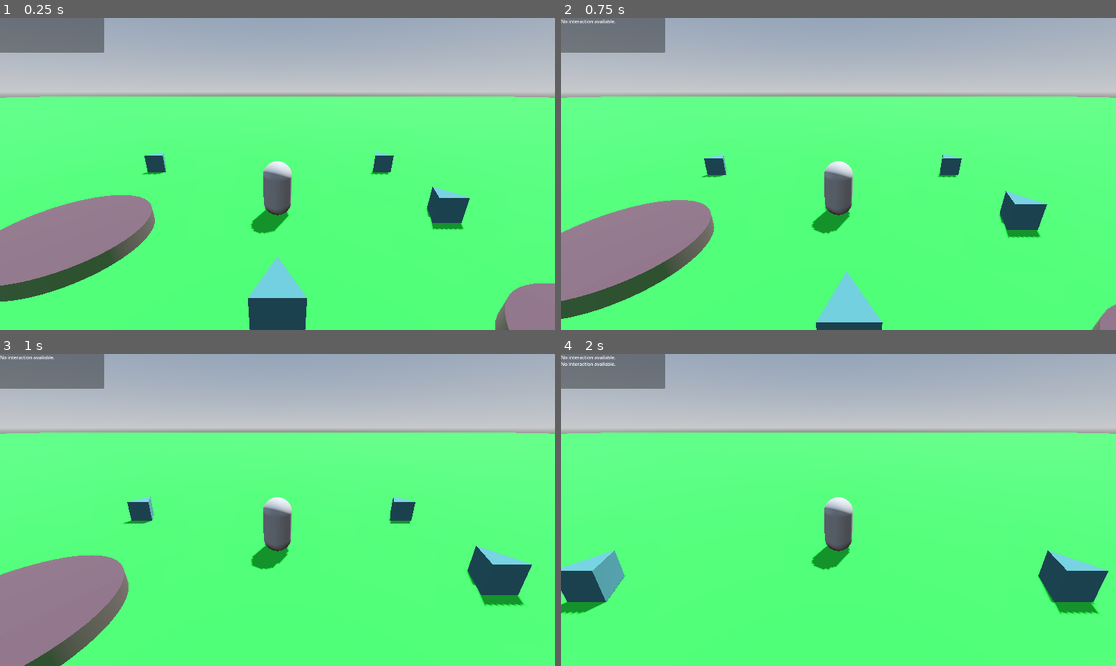
Above: before the commit, frames 1-4 (two rows, left to right).
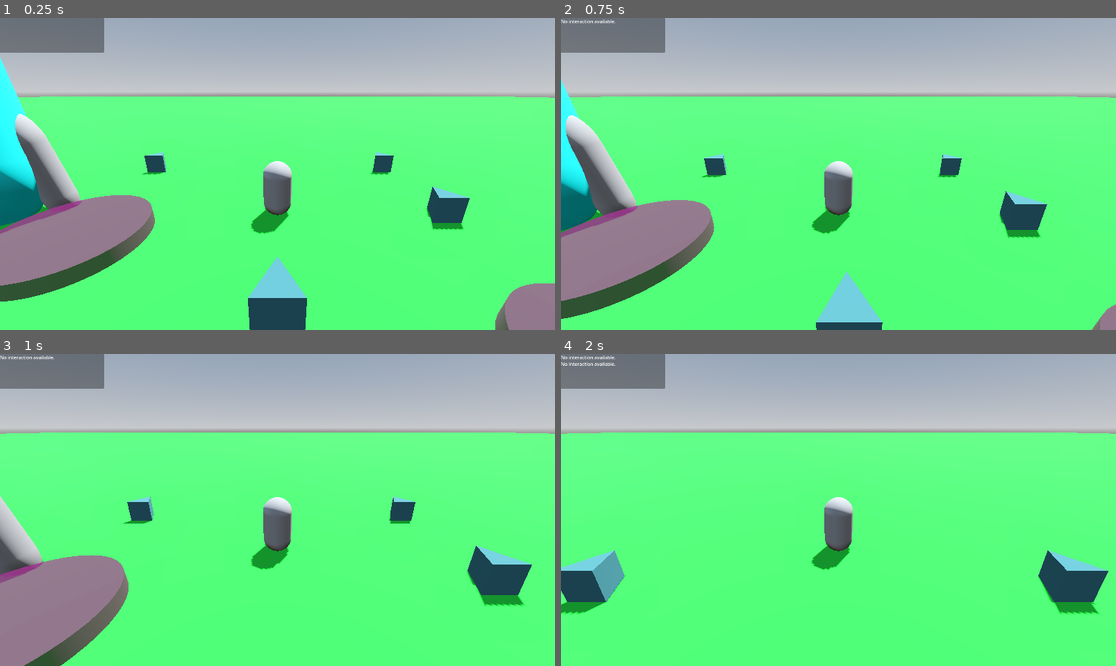
Above: after the commit, the same moments.

Repository: hypermush/RemakingPikmin
Game: Godot game, scene res://level.tscn
Same seed, same stepped clock (60 frames per second), same inputs: the game is played once before the commit and once after it.
Inputs (mouse positions are in pixels of both pictures, inside the frame that each line leads up to):
- Up to frame 1 (0.25 s): no input
- Up to frame 2 (0.75 s): tap A (move_left) at 0.5 s; move the mouse to (866, 174) at 0.52 s; hold W (move_forward) from 0.53 s (still down); tap E (interact) at 0.6 s
- Up to frame 3 (1 s): keep holding W (move_forward)
- Up to frame 4 (2 s): keep holding W (move_forward); tap A (move_left) at 1.25 s; move the mouse to (810, 510) at 1.27 s; tap E (interact) at 1.35 s

The runs differ from the first frame. In frame 1, 4.1% of the frame differs, in the area x 0-15%, y 12-70%; in frame 2, 3.6%; in frame 3, 1.2%; in frame 4, nothing differs.

Commit message:
UI for interaction zones is better
It faces the camera, and is only donkey in specific cases. Good enough for now 1000

Diff:
--- a/interaction_ui.tscn
+++ b/interaction_ui.tscn
@@ -6,24 +6,23 @@
 anchors_preset = 15
 anchor_right = 1.0
 anchor_bottom = 1.0
+offset_right = -80.0
+offset_bottom = -388.0
 grow_horizontal = 2
 grow_vertical = 2
 mouse_filter = 2
 
 [node name="Label" type="Label" parent="."]
 layout_mode = 1
-anchors_preset = 8
-anchor_left = 0.5
-anchor_top = 0.5
-anchor_right = 0.5
-anchor_bottom = 0.5
-offset_left = -489.5
-offset_top = -119.0
-offset_right = 489.5
-offset_bottom = 119.0
+anchors_preset = 15
+anchor_right = 1.0
+anchor_bottom = 1.0
+offset_right = -257.45
+offset_bottom = -108.215
 grow_horizontal = 2
 grow_vertical = 2
-theme_override_font_sizes/font_size = 111
+scale = Vector2(1.17, 1.17)
+theme_override_font_sizes/font_size = 146
 text = "Press A to interact"
 horizontal_alignment = 1
 vertical_alignment = 1
--- a/interaction_zone.gd
+++ b/interaction_zone.gd
@@ -10,7 +10,6 @@
 
 # UI nonsense
 @onready var _sub_viewport: SubViewport = %SubViewport  # Reference to the SubViewport
-@onready var _sprite: Sprite3D = %Sprite3D  # Reference to the Sprite3D node
 @onready var _uimesh: MeshInstance3D = %UIMesh
 
 @onready var _halo_mesh: MeshInstance3D = %ZoneHalo
@@ -23,10 +22,6 @@
 	_interact_zone.body_entered.connect(bodyEntered)
 	_interact_zone.body_exited.connect(bodyExited)
 
-	# sprite version to do away with
-	_sprite.texture = _sub_viewport.get_texture()  # Set the SubViewport's texture as the sprite's texture
-	_sprite.visible = false
-
 	# mesh way that we like
 	_uimesh.visible = false
 	pass
@@ -34,20 +29,33 @@
 
 # Called every frame. 'delta' is the elapsed time since the previous frame.
 func _process(delta: float) -> void:
-	pass
+	if not _uimesh.visible:
+		return  # No need to update if it's not visible
+
+	var camera = get_viewport().get_camera_3d()
+	if camera:
+		# Get direction to the camera
+		var to_camera = (camera.global_transform.origin - _uimesh.global_transform.origin).normalized()
+
+		# Allow full 3D facing (no more squishing from bird’s eye)
+		var current_scale = _uimesh.scale  # Preserve current scale
+		_uimesh.basis = Basis.looking_at(-to_camera, Vector3.UP)
+		_uimesh.scale = current_scale  # Restore the scale after setting the basis)
+
+		# Adjust scale dynamically based on distance
+		var distance = _uimesh.global_transform.origin.distance_to(camera.global_transform.origin)
+		#_uimesh.scale = Vector3.ONE * clamp(distance * 0.1, 0.5, 2.0)  # Adjust min/max as needed)
 
 # trying to detect when a body enters (signal)
 func bodyEntered(body: Node3D):
 	if body.is_in_group("Player"):
 		body.current_interaction_zone = self  # Store reference to this zone
-		#_sprite.visible = true  # Show interaction UI
 		_uimesh.visible = true
 		Log.print("Player entered interaction zone.")
 
 func bodyExited(body: Node3D):
 	if body.is_in_group("Player"):
 		body.current_interaction_zone = null  # Clear reference
-		_sprite.visible = false  # Hide interaction UI when leaving
 		_uimesh.visible = false
 		Log.print("Player left interaction zone.")
 
--- a/interaction_zone.tscn
+++ b/interaction_zone.tscn
@@ -45,16 +45,12 @@
 [node name="SubViewport" type="SubViewport" parent="."]
 unique_name_in_owner = true
 transparent_bg = true
-size = Vector2i(2317, 942)
+size = Vector2i(1687, 617)
 
 [node name="Control" parent="SubViewport" instance=ExtResource("2_ua8lj")]
 
-[node name="Sprite3D" type="Sprite3D" parent="."]
-unique_name_in_owner = true
-billboard = 1
-
 [node name="UIMesh" type="MeshInstance3D" parent="."]
 unique_name_in_owner = true
-transform = Transform3D(6.235, 0, 0, 0, 2.17, 0, 0, 0, 1, 0, 1.12134, 0)
+transform = Transform3D(4.07, 0, 0, 0, 1, 0, 0, 0, 1, 0, 1.12134, 0)
 material_override = SubResource("StandardMaterial3D_kuget")
 mesh = SubResource("QuadMesh_0tfox")
--- a/level.tscn
+++ b/level.tscn
@@ -29,6 +29,13 @@
 
 [sub_resource type="StandardMaterial3D" id="StandardMaterial3D_0jfar"]
 albedo_color = Color(0.219608, 0.435294, 0.458824, 1)
+
+[sub_resource type="CapsuleMesh" id="CapsuleMesh_nbh0y"]
+
+[sub_resource type="StandardMaterial3D" id="StandardMaterial3D_tofkq"]
+albedo_color = Color(0.141176, 1, 1, 1)
+
+[sub_resource type="CapsuleMesh" id="CapsuleMesh_mrf05"]
 
 [node name="Node3D" type="Node3D"]
 
@@ -100,3 +107,24 @@
 
 [node name="InteractionZone2" parent="." instance=ExtResource("2_gp7im")]
 transform = Transform3D(1, 0, 0, 0, 1, 0, 0, 0, 1, -6.02829, 0, -0.512918)
+
+[node name="Ship" type="Node3D" parent="."]
+transform = Transform3D(1, 0, 0, 0, 1, 0, 0, 0, 1, -9.56566, 0, -1.77127)
+
+[node name="ShipHull" type="MeshInstance3D" parent="Ship"]
+transform = Transform3D(2.675, 0, 0, 0, 5, 0, 0, 0, 2.675, 0, 4.67049, 0)
+mesh = SubResource("CapsuleMesh_nbh0y")
+skeleton = NodePath("../..")
+surface_material_override/0 = SubResource("StandardMaterial3D_tofkq")
+
+[node name="Fin1" type="MeshInstance3D" parent="Ship"]
+transform = Transform3D(1, 0, 0, 0, 2.0072, 0.224951, 0, -0.463399, 0.97437, 0, 1.54915, 1.41173)
+mesh = SubResource("CapsuleMesh_mrf05")
+
+[node name="Fin2" type="MeshInstance3D" parent="Ship"]
+transform = Transform3D(0.395177, 0.344849, 0.903223, 0, 2.02551, -0.182236, -0.918605, 0.148351, 0.38856, -1.17224, 1.54915, -0.23703)
+mesh = SubResource("CapsuleMesh_mrf05")
+
+[node name="Fin3" type="MeshInstance3D" parent="Ship"]
+transform = Transform3D(-0.699663, -0.141067, 0.711183, 0, 2.05052, 0.0958458, -0.714473, 0.138143, -0.696442, 1.12251, 1.54915, -0.606401)
+mesh = SubResource("CapsuleMesh_mrf05")
Not shown: 1 places in level.tscn that only renumber resources
